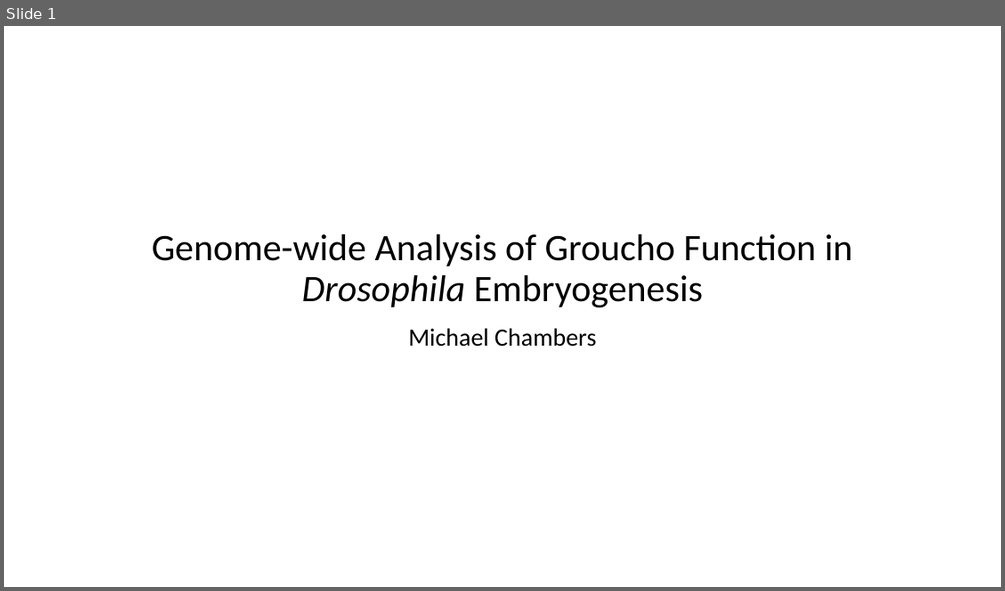
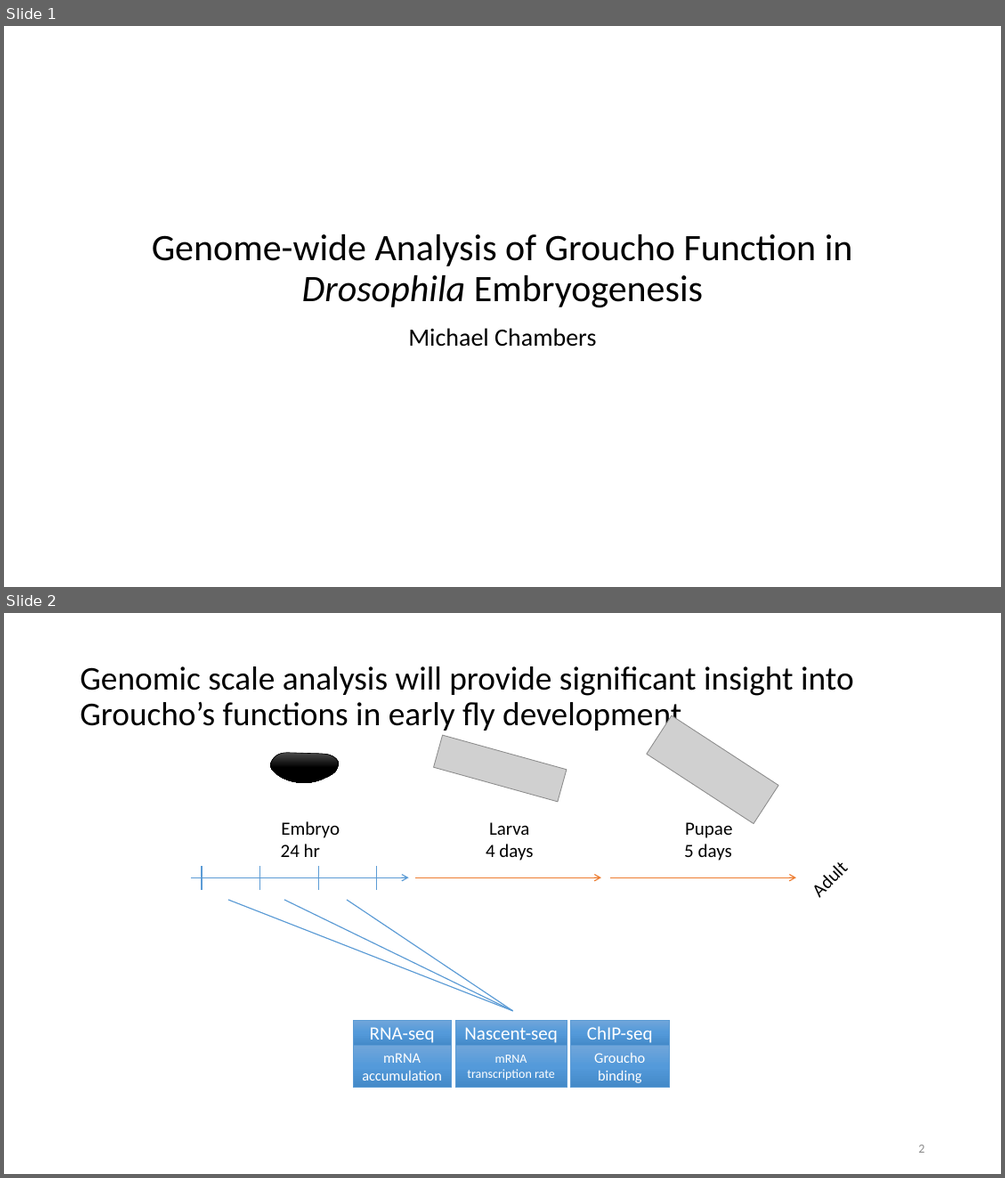
Before and after one commit to mdchambers/dissertation, a slide deck: presentations/defense.pptx. Shown one above the other, each under a label of ours: slide 1 before the commit, slides 1 and 2 after it. The pictures are 1005x591 and 1005x1178 pixels, drawn with LibreOffice and Linux fonts; fonts in the diff are those of the drawing; grey boxes stand for pictures. Boxes give left, top, right and bottom in pixels: in the first picture for what was removed or moved away, otherwise in the second. Text is boxed around its words. In the diff, an @@ line names an element or a change of style, - is before the commit and + after.

```diff
--- a/presentations/defense.pptx
+++ b/presentations/defense.pptx
@@ slide 2 added at (4, 613, 1001, 1174), background #FFFFFF @@
@@ title added at (80, 666, 854, 734), 32 pt, text #000000 @@
+Genomic scale analysis will provide significant insight into Groucho’s functions in early fly development
@@ picture added at (647, 715, 778, 824) @@
@@ picture added at (433, 735, 566, 802) @@
@@ freeform shape added at (270, 753, 339, 783), fill gradient #4B4B4B to #000000, outline #000000 0.5 pt @@
@@ text added at (281, 821, 340, 857), 18 pt, text #000000 @@
+Embryo
+24 hr
@@ text added at (485, 822, 533, 860), 18 pt, text #000000 @@
+Larva
+4 days
@@ text added at (684, 822, 732, 860), 18 pt, text #000000 @@
+Pupae
+5 days
@@ text added at (799, 848, 860, 909), 18 pt, text #000000 @@
+Adult
@@ arrow added from (191, 877) to (409, 877), #5B9BD5 1 pt @@
@@ line added from (202, 890) to (202, 866), #5B9BD5 1 pt @@
@@ line added from (259, 890) to (259, 866), #5B9BD5 1 pt @@
@@ line added from (319, 890) to (319, 866), #5B9BD5 1 pt @@
@@ line added from (377, 890) to (377, 866), #5B9BD5 1 pt @@
@@ arrow added from (416, 877) to (601, 877), #ED7D31 1 pt @@
@@ arrow added from (610, 877) to (796, 877), #ED7D31 1 pt @@
@@ line added from (228, 900) to (513, 1011), #5B9BD5 1 pt @@
@@ line added from (284, 900) to (513, 1011), #5B9BD5 1 pt @@
@@ line added from (347, 900) to (513, 1011), #5B9BD5 1 pt @@
@@ rectangle added at (353, 1020, 451, 1045), fill gradient #71A6DB to #559BDB to #448ACA, outline #5B9BD5 0.5 pt, 18 pt, text #FFFFFF @@
+RNA-seq
@@ rectangle added at (455, 1020, 567, 1045), fill gradient #71A6DB to #559BDB to #448ACA, outline #5B9BD5 0.5 pt, 18 pt, text #FFFFFF @@
+Nascent-seq
@@ rectangle added at (571, 1020, 669, 1045), fill gradient #71A6DB to #559BDB to #448ACA, outline #5B9BD5 0.5 pt, 18 pt, text #FFFFFF @@
+ChIP-seq
@@ rectangle added at (353, 1046, 451, 1087), fill gradient #71A6DB to #559BDB to #448ACA, outline #5B9BD5 0.5 pt, 14 pt, text #FFFFFF @@
+mRNA accumulation
@@ rectangle added at (455, 1046, 567, 1087), fill gradient #71A6DB to #559BDB to #448ACA, outline #5B9BD5 0.5 pt, 12 pt, text #FFFFFF @@
+mRNA transcription rate
@@ rectangle added at (571, 1046, 669, 1087), fill gradient #71A6DB to #559BDB to #448ACA, outline #5B9BD5 0.5 pt, 14 pt, text #FFFFFF @@
+Groucho binding
@@ page number added at (918, 1144, 924, 1152), 12 pt, text #8C8C8C @@
+2
```
Also in this commit, not shown: 3 other slides added, 2 other files.
